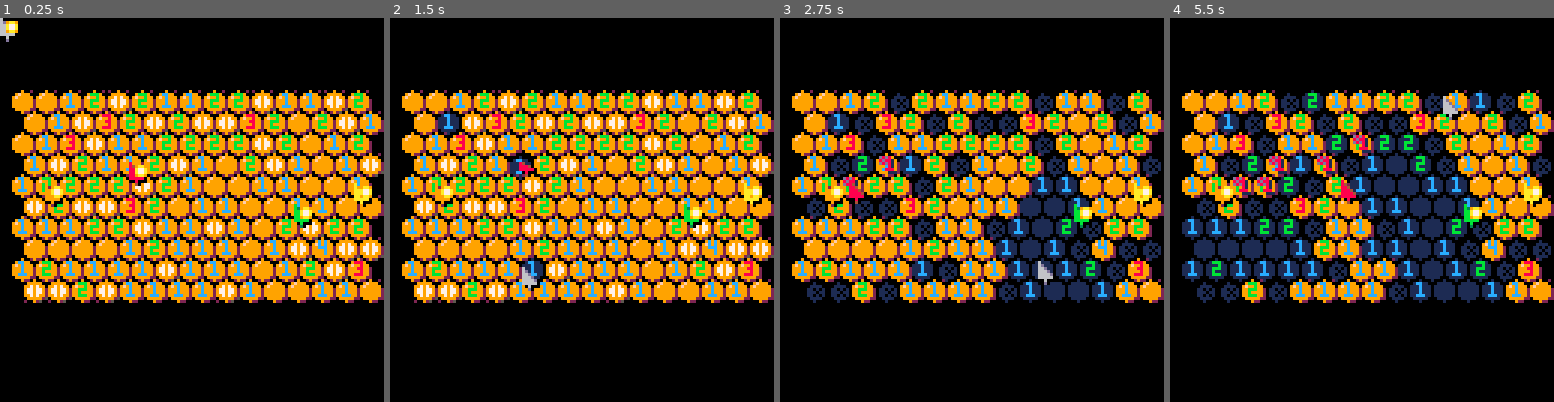
Above: before the commit, frames 1-4 (left to right).
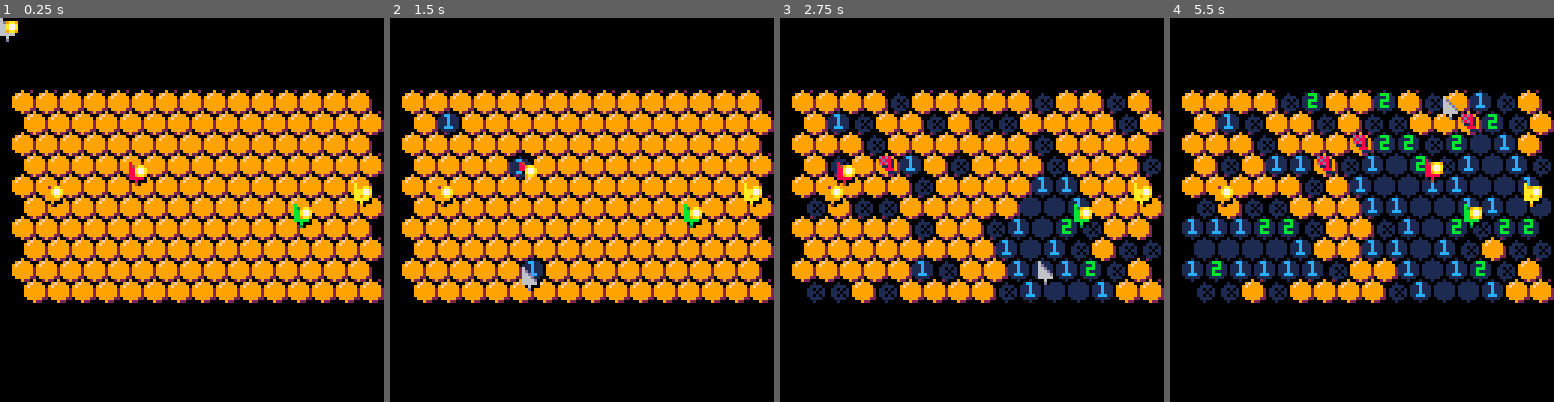
Above: after the commit, the same moments.

Repository: seaspaces27/hivesweeper-p8
Game: PICO-8 cartridge hivesweeper.p8
Same seed, same stepped clock (60 frames per second), same inputs: the game is played once before the commit and once after it.
Inputs (mouse positions are in pixels of both pictures, inside the frame that each line leads up to):
- Up to frame 1 (0.25 s): no input
- Up to frame 2 (1.5 s): tap O (Z key) at 0.33, 0.7, 1.43 s; click (459, 121) at 0.67 s; tap X (X key) at 1.07 s; click (520, 267) at 1.22 s
- Up to frame 3 (2.75 s): click (975, 114) at 1.77 s; hold Left 1.97-2.37 s; tap X (X key) at 2.07, 2.4, 2.73 s; tap O (Z key) at 2.22 s; click (1037, 259) at 2.32 s; hold Down from 2.42 s (still down)
- Up to frame 4 (5.5 s): release Down at 2.82 s; click (1492, 106) at 2.87 s; hold Right 2.87-3.53 s; tap X (X key) every 0.33 s from 3.07 to 5.4 s; tap O (Z key) at 3.1, 3.98, 4.87 s; click (1254, 256) at 3.42 s; hold Up 3.58-4.08 s; click (1315, 102) at 3.97 s; hold Right 4.13-4.53 s; click (1381, 248) at 4.52 s; hold Down 4.58-5.08 s; click (1442, 94) at 5.07 s; hold Left from 5.13 s (still down)

The runs differ from the first frame. In frame 1, 8.2% of the frame differs, in the area x 4-100%, y 18-75%; in frame 2, 8.2%; in frame 3, 4.9%; in frame 4, 8.1%.

Commit message:
refactored some code
mouse and keyboard players now use some of the same functions

Diff:
--- a/hivesweeper.p8
+++ b/hivesweeper.p8
@@ -5,7 +5,7 @@
  set_plrs(4)
  new_hive(15,10)
  poke(0x5f2d, 1) --mouse mode
- debug=true
+ debug=false--true
 end
 
 function setchr(s,i,c)
@@ -134,6 +134,7 @@
   plr.togo=plr.id
   plr.prev_a=0
   plr.upd=function(s)
+   --get controls
    s.hin=tonum(btn(➡️,s.pl))-tonum(btn(⬅️,s.pl))
    s.hinp=tonum(btnp(➡️,s.pl))-tonum(btnp(⬅️,s.pl))
 	  s.vin=tonum(btn(⬇️,s.pl))-tonum(btn(⬆️,s.pl))
@@ -194,78 +194,32 @@
 	 	 s.pressing=s.id
 	 	end
 	 	if s.id~=s.togo then --moved
-	 	 local cl=16
+	 	 local cl=8
 	 	 --s.pressing=nil
 	 	 if s.pressing then
 	 	  hives_screen_pos[s.pressing].pressing=nil
 	 	  s.pressing=s.togo
-	 	  hives_screen_pos[s.togo].pressing=true
+	 	  if hives_screen_pos[s.togo]then
+	 	   hives_screen_pos[s.togo].pressing=true
+	 	  end
 	 	 end
 	 	 s.cooldown=(s.togo~=s.id)and cl or s.cooldown
 	 	end
 
-	 	--moved from pressly-set cell
-	 	if s.pressing~=s.id and s.pressing~=nil then
-	 	 --s.pressing=nil
-	 	 --hives_screen_pos[s.id].pressing=nil
-	 	end
-	 	--activate a hidden cell
+	 	--interactions
 	 	if(a_released) and revealed[s.id]==false and flagfield[s.id]==nil then
-	 	 s.pressing=nil
-	 	 hives_screen_pos[s.id].pressing=nil
-	 	 if first_call then --first click is safe
-	 	  first_call=false
-	 	  s.first_call=false
-	 	  relocate_bee(s.id)sfx(12)
-	 	 else
-	 	  sfx(13)
-	 	 end
-	 	 local check=mark_hex(s.id,5)
-  	 check.t=0
-  	 check:set()
+	 	 open_cell(s.id,s.pl)
  	 elseif (s.a or a_released)and revealed[s.id]==true then--activate neighbours if flags-bee is met
- 	  local adj=neighbours(s.id)
- 	  local nonflags={}
- 	  local flags_near=0
- 	  for j=1,#adj do --get flags
- 	   if(flagfield[adj[j]]or 0)>0then
- 	    flags_near+=1
- 	   elseif revealed[adj[j]]==false then
- 	    add(nonflags,adj[j])
- 	   end
- 	  end
- 	  if a_released then s.pressing=nil
-	 	 hives_screen_pos[s.id].pressing=nil end
- 	  if flags_near==numbers[s.id]then
- 	   for j=1,#nonflags do
- 	    if a_released then
-  	    local check=mark_hex(nonflags[j],5)
-	  	   check.t=0
-	  	   check:set()
-  	   else --sfx(3)
-  	    hives_screen_pos[nonflags[j]].temp_press=true
-  	   end
- 	   end
-  	 end
+			 chord_cell(s.id,a_released)
+	 	elseif s.bp and revealed[s.id]==false then
+  	 flag_cell(s.id,s.pl)
   	end
-  	--flag a cell
-  	if s.bp and revealed[s.id]==false then
-  	 --is a flag already there?
-  	 local occupied=false
-  	 for j=1,#flags do
-  	  local fl=flags[j]
-  	  if fl.id==s.id then
-  	   occupied=true
-  	   --delete own flag
-  	   if fl.from==s.pl then
-  	    fl:remove()
-  	   end
-  	  end
-  	 end
-  	 if not occupied then--free cell
-  	  set_flag(s.id,s.pl)
-  	 end
-  	end
+
+  	if a_released then
+	   s.pressing=nil
+		  hives_screen_pos[s.id].pressing=nil
+		 end
+
   	--update last non-zero horizontal input
  	 s.last_hin=s.hin~=0and s.hin or s.last_hin
 	 	s.prev_a=s.a
@@ -437,59 +391,14 @@
 	 	--end
 
   	if(a_released) and revealed[i]==false and flagfield[i]==nil then
- 	  if first_call then --first click is safe
-	 	  first_call=false sfx(12)
-	 	  relocate_bee(i)
-	 	 else
-	 	  sfx(13)
-	 	 end
-  	 local check=mark_hex(i,5)
-  	 check.t=0
+ 	  open_cell(i,nil)
   	elseif(a_released or mheld)and revealed[i]==true then
-  	 local adj=neighbours(i)
- 	  local nonflags={}
- 	  local flags_near=0
- 	  for j=1,#adj do --get flags
- 	   if(flagfield[adj[j]]or 0)>0 then
- 	    flags_near+=1
- 	   elseif revealed[adj[j]]==false then
- 	    add(nonflags,adj[j])
- 	   end
- 	  end
- 	  if flags_near==numbers[i]then
- 	   for j=1,#nonflags do
- 	    if a_released then
-	 	    local check=mark_hex(nonflags[j],5)
-	  	   check.t=0
-	  	   check:set()
-  	   else
-  	    hives_screen_pos[nonflags[j]].temp_press=true
-  	   end
- 	   end
- 	  end
+  	 chord_cell(i,a_released)
   	elseif(mressed) and revealed[i]==false then
-	   --is a flag already there?
-  	 local occupied=false
-  	 for j=1,#flags do
-  	  local fl=flags[j]
-  	  if fl.id==i then
-  	   occupied=true
-  	   --delete own flag
-  	   if fl.from==nil then
-  	    fl:remove()
-  	   end
-  	  end
-  	 end
-  	 if not occupied then--free cell
-  	  set_flag(i,nil)
-  	 end
-    --set_flag(i,nil)
+	   flag_cell(i,nil)
    end
    if a_released then
- 	  if selecting then
-  	  hives_screen_pos[selecting].pressing=nil
-  	 end
-  	 selecting=nil
+ 	  release_cell(i,nil)
  	 end
    break --dont want to select multiple at once
   end
@@ -760,6 +669,194 @@
  local ox=(print(txt)-x)
  print(txt,x+ox,y,c)
 end
+-->8
+function open_cell(i,plr)
+	if first_call then --first click is safe
+  first_call=false sfx(12)
+  relocate_bee(i)
+ else
+  sfx(13)
+ end
+ local check=mark_hex(i,5)
+ check.t=0
+end
+
+function chord_cell(i,perform)
+ local adj=neighbours(i)
+ local nonflags={}
+ local flags_near=0
+ for j=1,#adj do --get flags
+  if(flagfield[adj[j]]or 0)>0then
+  	flags_near+=1
+  elseif revealed[adj[j]]==false then
+  	add(nonflags,adj[j])
+  end
+ end
+ if flags_near==numbers[i]then
+	 for j=1,#nonflags do
+		 if perform then
+		 	open_cell(nonflags[j],0)
+	  else --sfx(3)
+	 		hives_screen_pos[nonflags[j]].temp_press=true
+	 	end
+ 	end
+	end
+end
+
+function flag_cell(i,plr)
+ --is a flag already there?
+ local occupied=false
+ for j=1,#flags do
+  local fl=flags[j]
+  if fl.id==i then
+   occupied=true
+   --delete own flag
+   if fl.from==plr then
+    fl:remove()
+   end
+  end
+ end
+ if not occupied then--free cell
+  set_flag(i,plr)
+ end
+end
+
+function release_cell(i,plr)
+ if selecting then
+  hives_screen_pos[selecting].pressing=nil
+ end
+ selecting=nil
+end
+…(130 lines of a section not shown)…
 
 
 
Not shown, changed: 146 lines of the sprite sheet (__gfx__) section of hivesweeper.p8
Not shown, changed: the thumbnail (__label__) section of hivesweeper.p8
Not shown, changed: the sound effects (__sfx__) section of hivesweeper.p8
